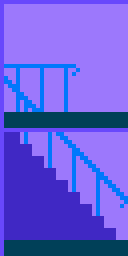
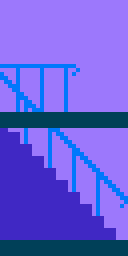
The second 128 × 256 image is a revision of the first. Changes to its layers:
painted on "Pasted Layer" over [0, 0, 128, 256]
